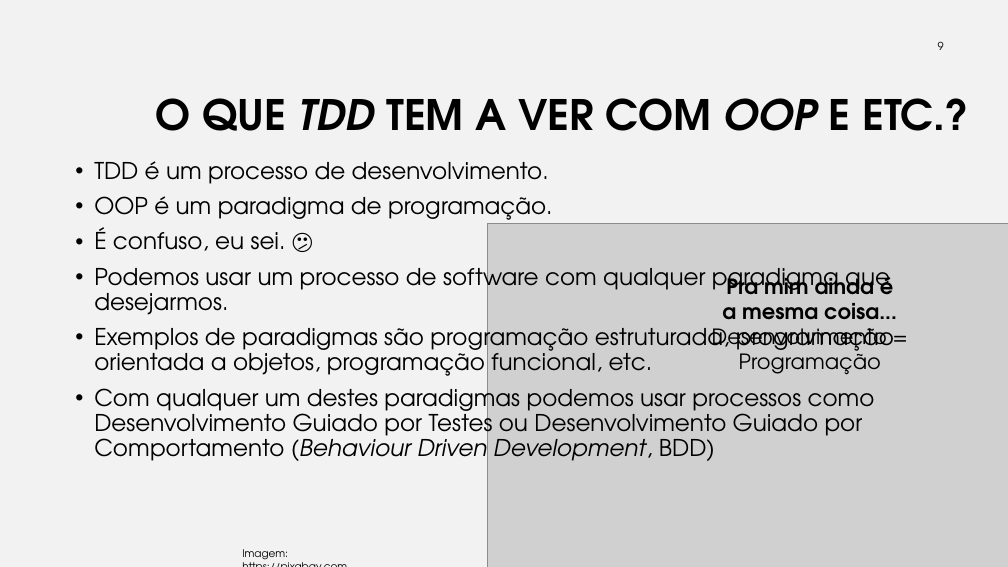
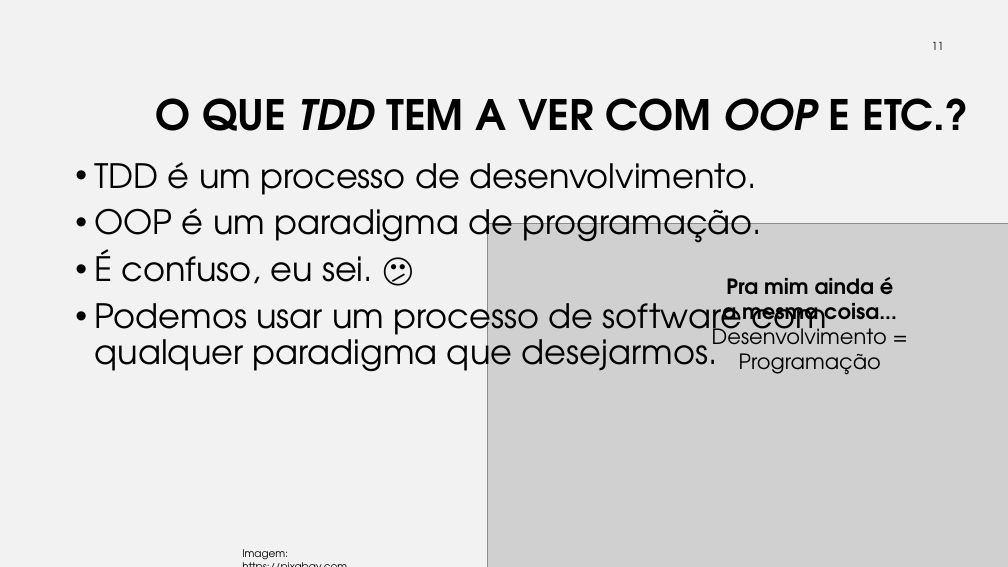
Before and after one commit to Claudio-Barbosa-da-Silva/testes-de-software, a slide deck: slide 11 of projects/01-introducao-tdd/tdd.pptx (slide 9 before the commit). Drawn at 1008x567 pixels with LibreOffice and Linux fonts; fonts in the diff are those of the drawing; grey boxes stand for pictures; background and template pictures are left out. Boxes give left, top, right and bottom in pixels: in the first picture for what was removed or moved away, otherwise in the second. Text is boxed around its words. In the diff, an @@ line names an element or a change of style, - is before the commit and + after.

```diff
--- a/projects/01-introducao-tdd/tdd.pptx
+++ b/projects/01-introducao-tdd/tdd.pptx
@@ page number at bbox=[932, 42, 944, 50]: text changed @@
-9
+11
@@ text "TDD é um processo de ..." at bbox=[94, 162, 826, 381]: size 22 to 32 pt @@
@@ text at bbox=[94, 322, 881, 461]: paragraphs removed @@
-• Exemplos de paradigmas são programação estruturada, programação orientada a objetos, programação funcional, etc.
-• Com qualquer um destes paradigmas podemos usar processos como Desenvolvimento Guiado por Testes ou Desenvolvimento Guiado por Comportamento (Behaviour Driven Development, BDD)
```
Also in this commit, not shown: 21 other slides changed, 7 slides added, 1 other file.
